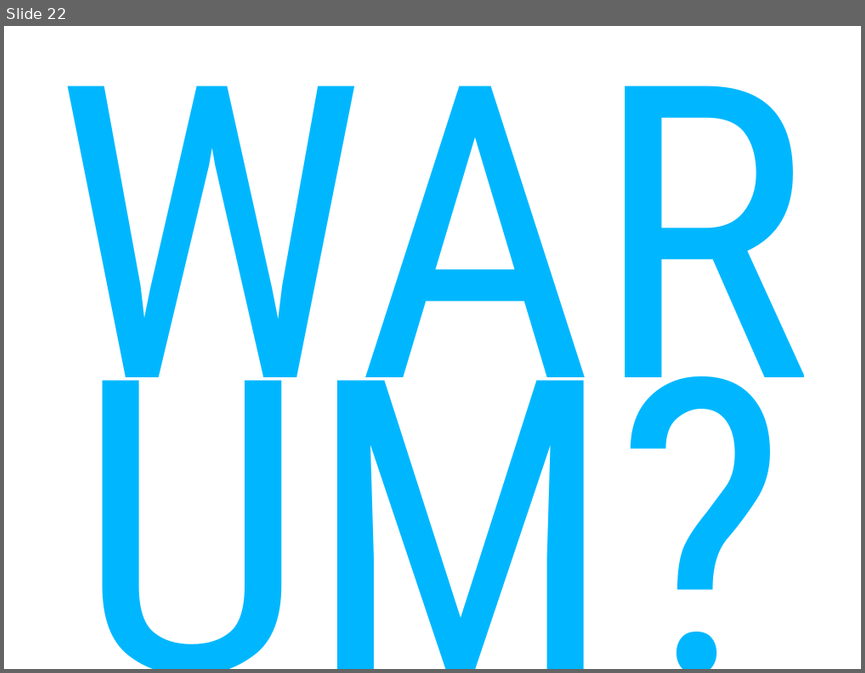
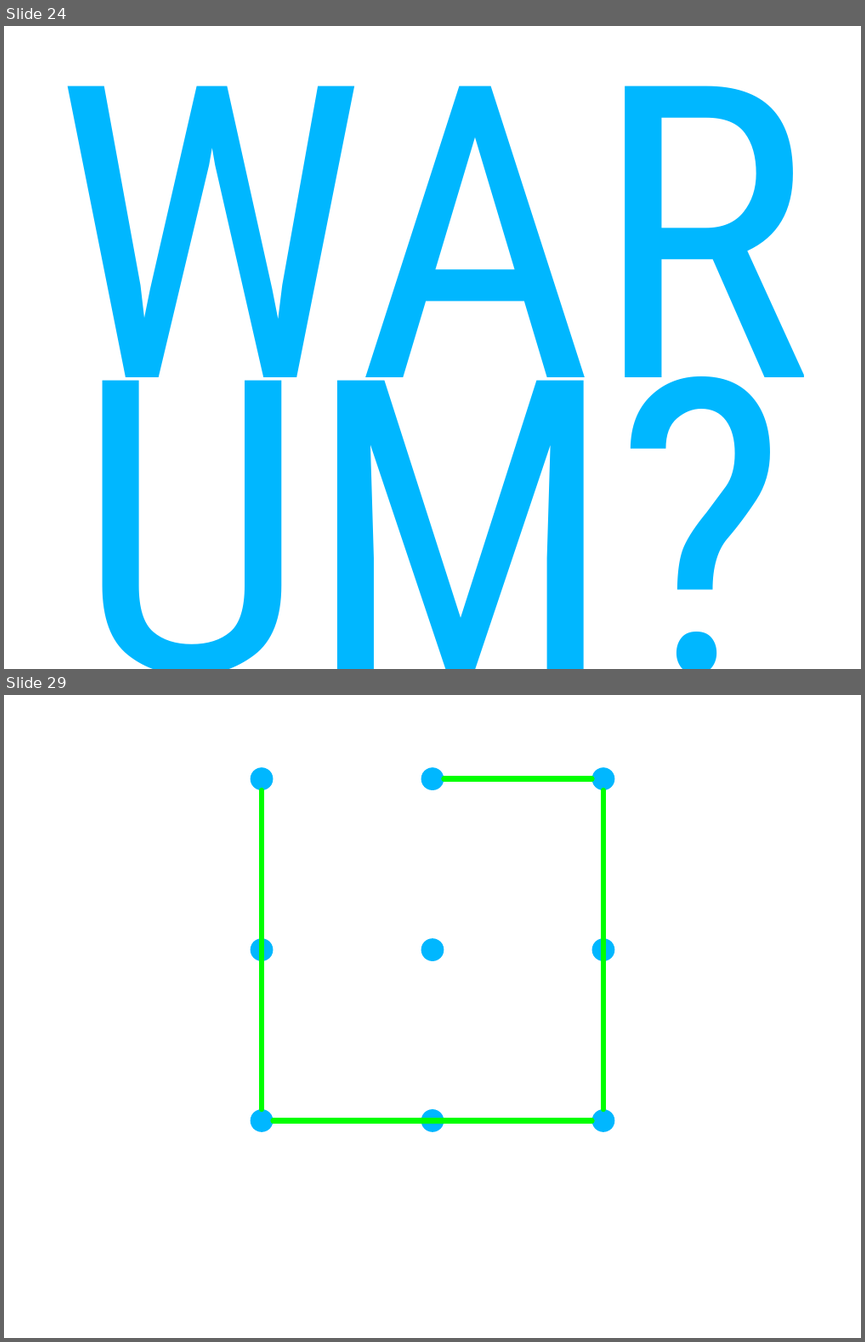
Before and after one commit to cessor/empathiccode, a slide deck: WeaselWords-DotnetDevCon.pptx. Shown one above the other, each under a label of ours: slide 22 before the commit, slides 24 and 29 after it; the slides between them are not shown. The pictures are 865x673 and 865x1342 pixels, drawn with LibreOffice and Linux fonts; fonts in the diff are those of the drawing. Boxes give left, top, right and bottom in pixels: in the first picture for what was removed or moved away, otherwise in the second. Text is boxed around its words. In the diff, an @@ line names an element or a change of style, - is before the commit and + after.

```diff
--- a/WeaselWords-DotnetDevCon.pptx
+++ b/WeaselWords-DotnetDevCon.pptx
@@ slide 29 added at <box>4,695,861,1338</box>, background #FFFFFF @@
@@ ellipse added at <box>250,768,273,791</box>, fill #00B7FF @@
@@ ellipse added at <box>421,768,444,791</box>, fill #00B7FF @@
@@ ellipse added at <box>591,768,615,791</box>, fill #00B7FF @@
@@ line added from (262, 1109) to (262, 790), #00FF00 4.5 pt @@
@@ line added from (443, 779) to (591, 779), #00FF00 4.5 pt @@
@@ line added from (603, 1109) to (603, 790), #00FF00 4.5 pt @@
@@ ellipse added at <box>250,938,273,961</box>, fill #00B7FF @@
@@ ellipse added at <box>421,938,444,961</box>, fill #00B7FF @@
@@ ellipse added at <box>591,938,615,961</box>, fill #00B7FF @@
@@ ellipse added at <box>250,1109,273,1132</box>, fill #00B7FF @@
@@ line added from (273, 1121) to (591, 1121), #00FF00 4.5 pt @@
@@ ellipse added at <box>421,1109,444,1132</box>, fill #00B7FF @@
@@ ellipse added at <box>591,1109,615,1132</box>, fill #00B7FF @@
@@ what was slide 22 is now slide 24 @@
```
Also in this commit, not shown: 1 slide changed, 23 other slides added.
